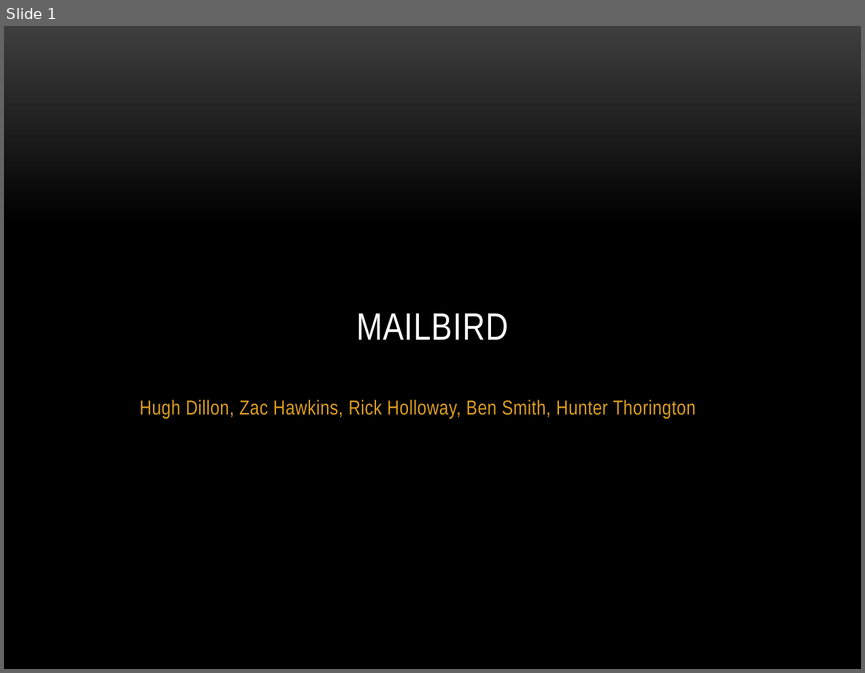
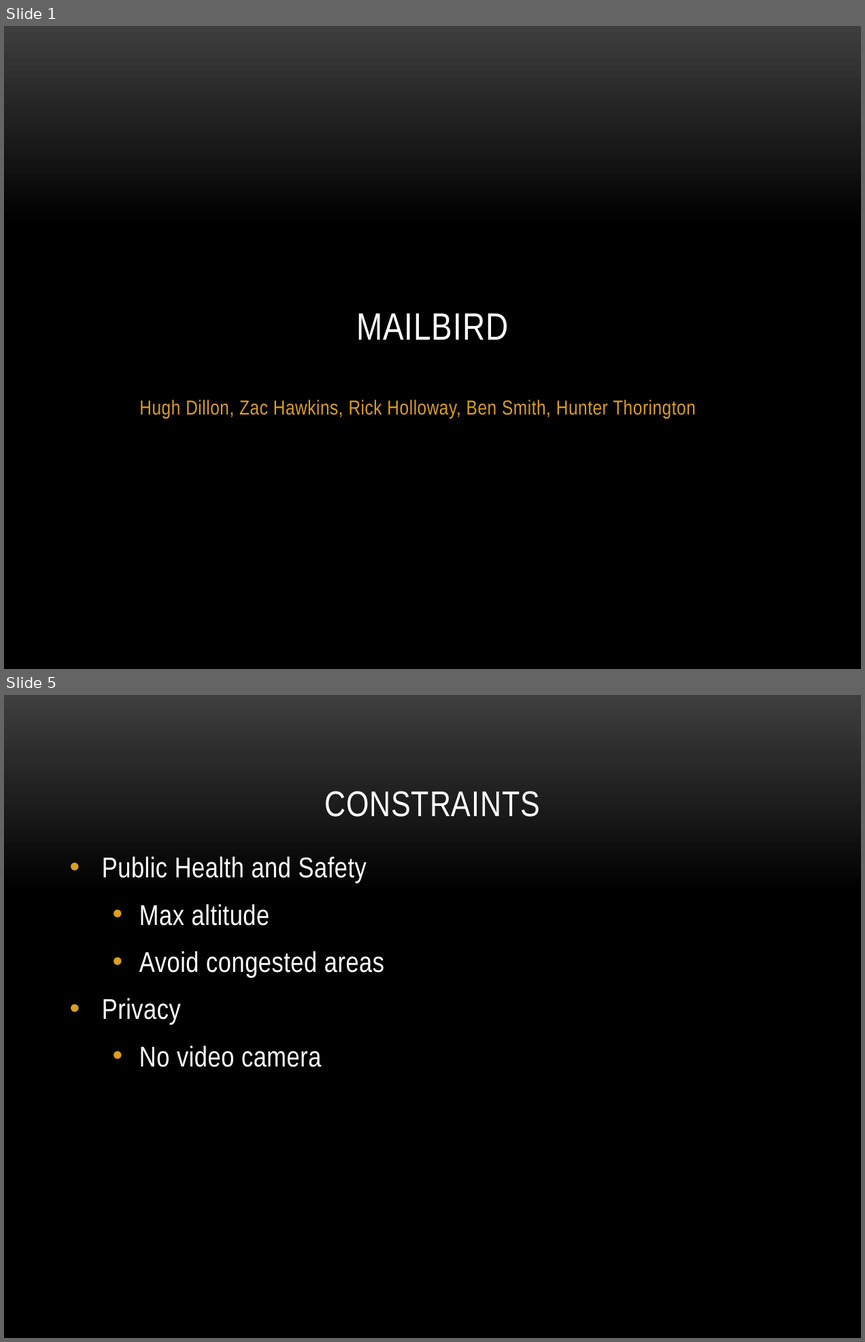
Before and after one commit to MailBirdAU/MailBird, a slide deck: docs/Proposal/Proposal Presentation.pptx. Shown one above the other, each under a label of ours: slide 1 before the commit, slides 1 and 5 after it; the slides between them are not shown. The pictures are 865x673 and 865x1342 pixels, drawn with LibreOffice and Linux fonts; fonts in the diff are those of the drawing; background and template pictures are left out. Boxes give left, top, right and bottom in pixels: in the first picture for what was removed or moved away, otherwise in the second. Text is boxed around its words. In the diff, an @@ line names an element or a change of style, - is before the commit and + after.

```diff
--- a/docs/Proposal/Proposal Presentation.pptx
+++ b/docs/Proposal/Proposal Presentation.pptx
@@ slide 5 added at box(4, 695, 861, 1338), background picture (left out) @@
@@ title added at box(324, 791, 540, 817), 30 pt, text #FFFFFF @@
+CONSTRAINTS
@@ text added at box(102, 856, 384, 1067), 24 pt, text #FFFFFF @@
+• Public Health and Safety
+  • Max altitude
+  • Avoid congested areas
+• Privacy
+  • No video camera
```
Also in this commit, not shown: 7 other slides added, 5 slides removed.
